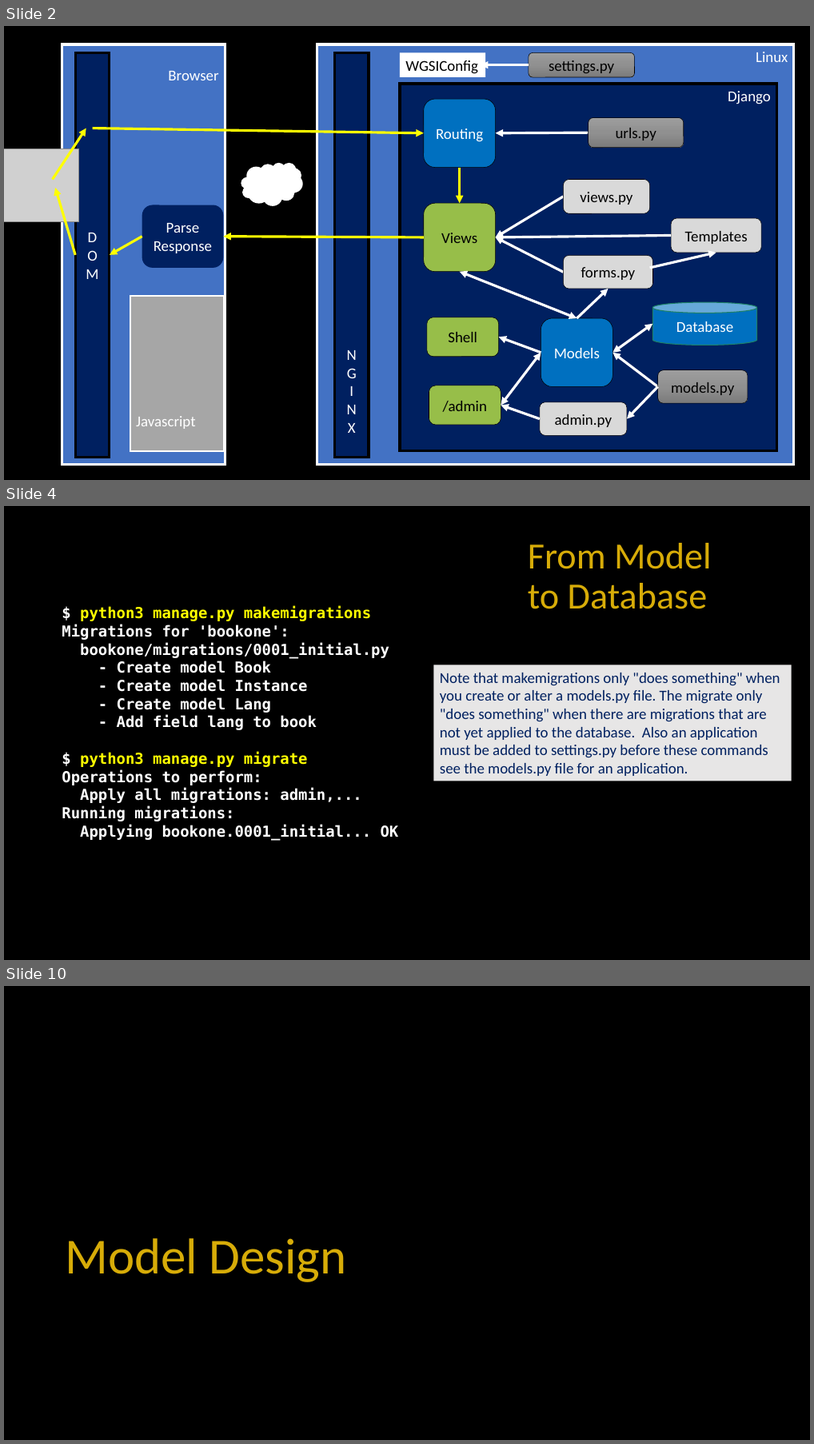
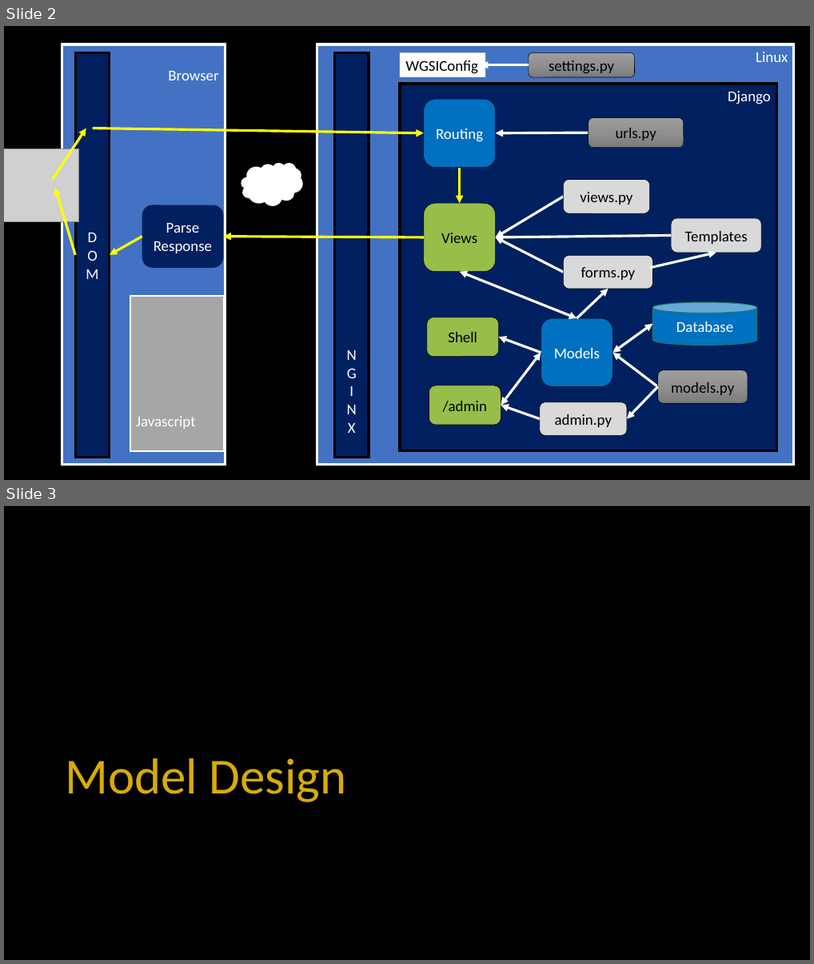
Before and after one commit to csev/dj4e, a slide deck: lectures/DJ-03-One-To-Many.pptx. Shown one above the other, each under a label of ours: slides 2, 4 and 10 before the commit, slides 2 and 3 after it; the slides between them are not shown. The pictures are 814x1444 and 814x964 pixels, drawn with LibreOffice and Linux fonts; fonts in the diff are those of the drawing; grey boxes stand for pictures. Boxes give left, top, right and bottom in pixels: in the first picture for what was removed or moved away, otherwise in the second. Text is boxed around its words. In the diff, an @@ line names an element or a change of style, - is before the commit and + after.

```diff
--- a/lectures/DJ-03-One-To-Many.pptx
+++ b/lectures/DJ-03-One-To-Many.pptx
@@ slide 4 removed at [4,506,810,960], background #000000 @@
@@ title removed at [528,543,712,609] @@
-From Model to Database
@@ text removed at [62,606,399,840] @@
-$ python3 manage.py makemigrations
-Migrations for 'bookone':
-bookone/migrations/0001_initial.py
-- Create model Book
-- Create model Instance
-- Create model Lang
-- Add field lang to book
-$ python3 manage.py migrate
-Operations to perform:
-Apply all migrations: admin,...
-Running migrations:
-Applying bookone.0001_initial... OK
@@ rectangle removed at [434,664,792,780] @@
-Note that makemigrations only "does something" when you create or alter a models.py file. The migrate only "does something" when there are migrations that are not yet applied to the database. Also an application must be added to settings.py before these commands see the models.py file for an application.
@@ what was slide 10 is now slide 3 @@
```
Also in this commit, not shown: 6 other slides removed, 1 other file.
